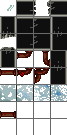
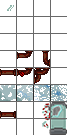
Layers edited between the first and the second 67x135 image:
added layer "Ebene 4" above "Ebene" over [42, 102, 67, 135]
hid "Ebene" over [0, 0, 67, 84]
